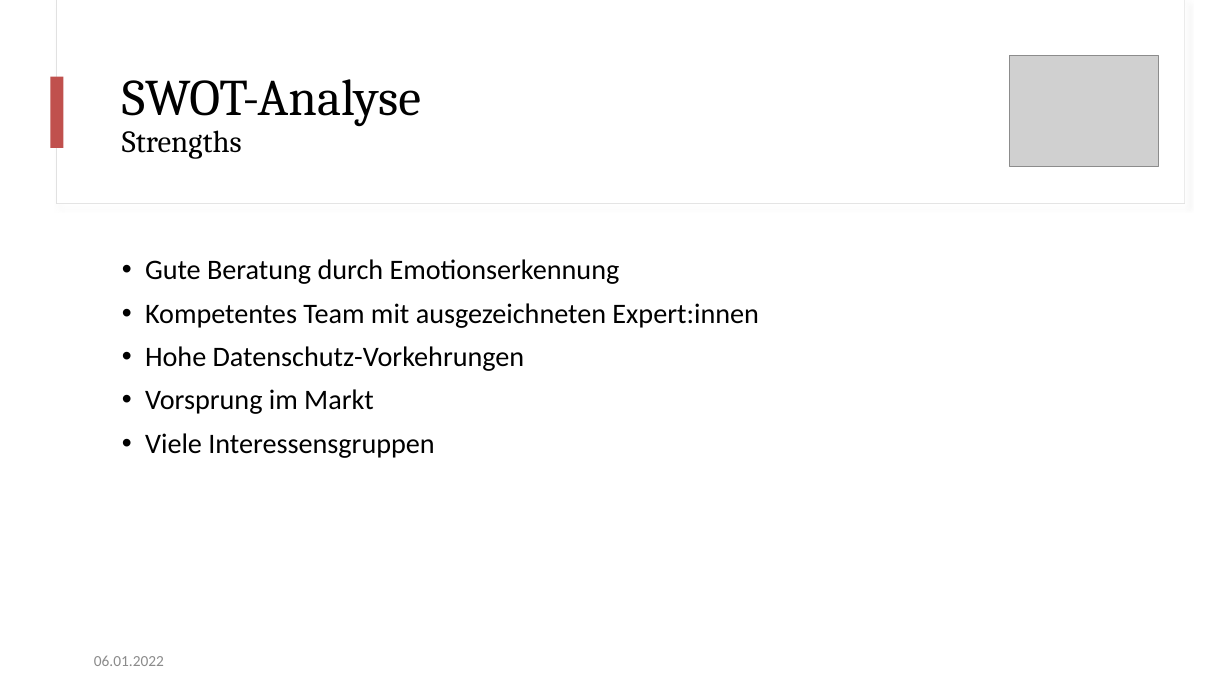
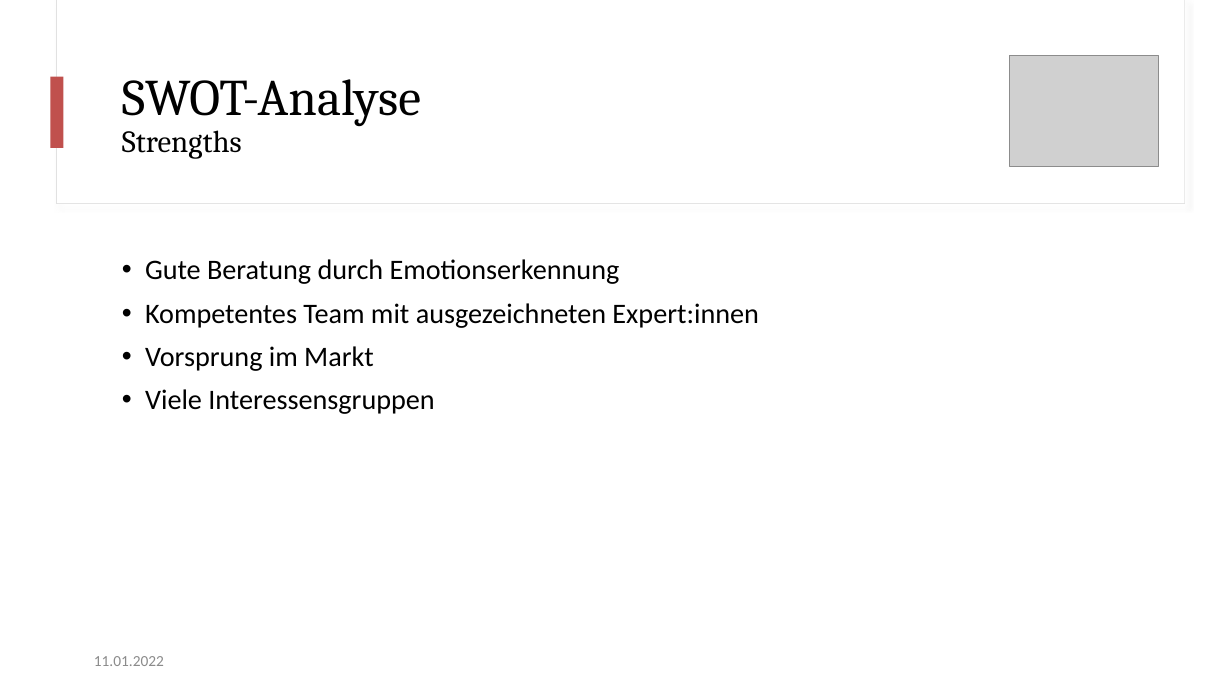
Before and after one commit to florian-frey/FaceBank, a slide deck: slide 5 of presentations/presentation-22_01_07.pptx. Drawn at 1232x693 pixels with LibreOffice and Linux fonts; fonts in the diff are those of the drawing; grey boxes stand for pictures. Boxes give left, top, right and bottom in pixels: in the first picture for what was removed or moved away, otherwise in the second. Text is boxed around its words. In the diff, an @@ line names an element or a change of style, - is before the commit and + after.

Commit message:
apply feedback
Datenschutz als Stärke entfernt

```diff
--- a/presentations/presentation-22_01_07.pptx
+++ b/presentations/presentation-22_01_07.pptx
@@ text at (x1=145, y1=346, x2=525, y2=371): paragraph removed @@
-• Hohe Datenschutz-Vorkehrungen
@@ text at (x1=94, y1=656, x2=164, y2=666): text changed @@
-06.01.2022
+11.01.2022
```
Also in this commit, not shown: 33 other slides changed, 1 other file.
